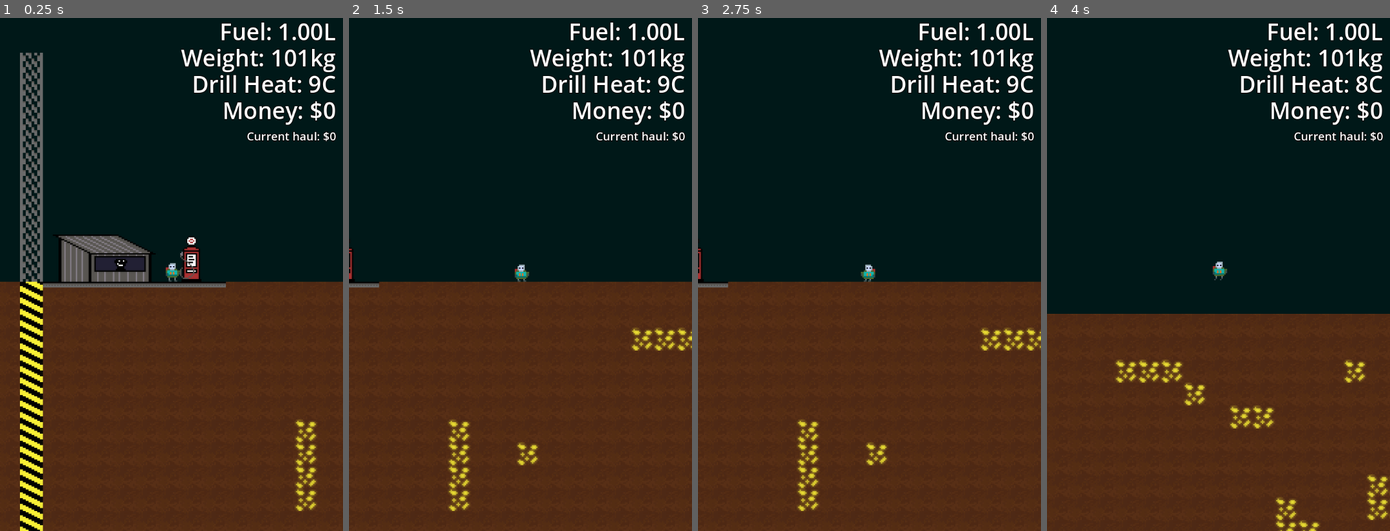
Above: before the commit, frames 1-4 (left to right).
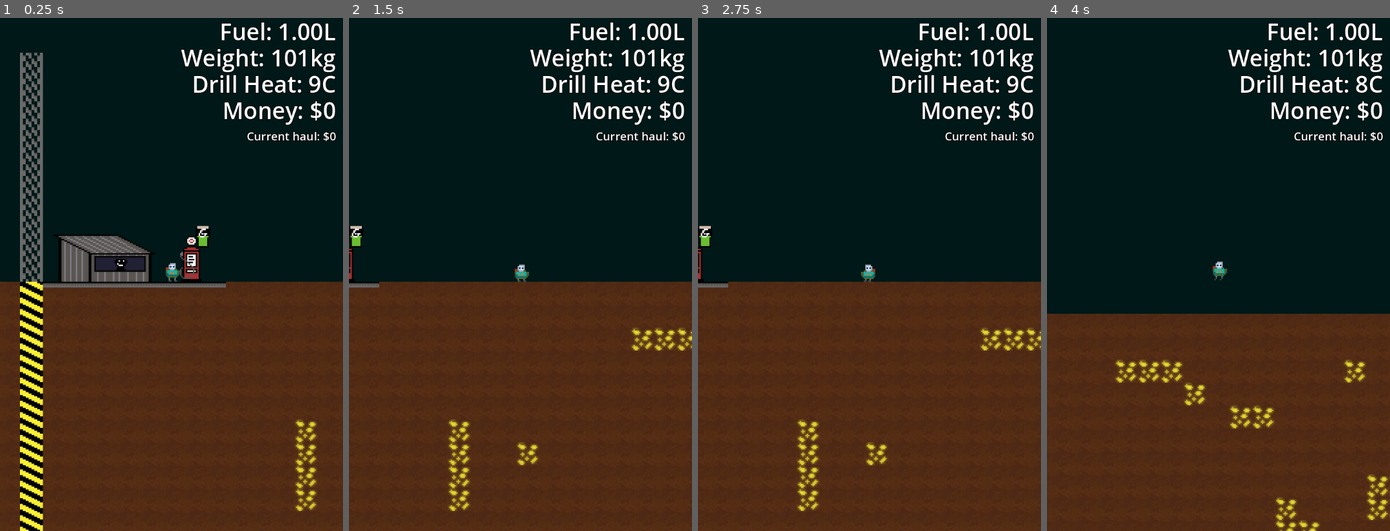
Above: after the commit, the same moments.

Repository: brikr/ludum-dare-57
Game: Godot game, scene res://scenes/main/main.tscn
Two runs of this game, one before a commit and one after it. Both use one fixed random seed, a clock stepped at 60 frames per second and the inputs below.
Inputs (mouse positions are in pixels of both pictures, inside the frame that each line leads up to):
- Up to frame 1 (0.25 s): no input
- Up to frame 2 (1.5 s): tap Enter at 0.5 s; move the mouse to (595, 248) at 0.52 s; hold D (move_right) from 0.53 s (still down); tap F (interact) at 0.6 s; tap Space (jump) at 0.77 s; move the mouse to (451, 300) at 1.27 s; click (451, 300) at 1.35 s
- Up to frame 3 (2.75 s): tap Space (jump) at 1.52 s; move the mouse to (903, 161) at 2.02 s; release D (move_right) at 2.03 s; hold A (move_left) from 2.03 s (still down); tap F (interact) at 2.1 s
- Up to frame 4 (4 s): move the mouse to (1201, 377) at 2.77 s; release A (move_left) at 2.78 s; hold D (move_right) from 2.78 s (still down); click (1201, 377) at 2.85 s; tap Space (jump) at 3.02, 3.77 s; move the mouse to (1321, 351) at 3.52 s; tap F (interact) at 3.6 s

The runs differ from the first frame. In frame 1, 0.1% of the frame differs, in the area x 57-61%, y 40-45%; in frame 2, 0.1%, in the area x 0-4%, y 40-45%; in frame 3, 0.1%; in frame 4, nothing differs.

Commit message:
Add win message

Diff:
--- a/scenes/hud/hud.gd
+++ b/scenes/hud/hud.gd
@@ -19,3 +19,8 @@
     $RespawnHint.visible = true
   else:
     $RespawnHint.visible = false
+
+  if GameState.has_won():
+    $WinNotice.visible = true
+  else:
+    $WinNotice.visible = false
--- a/scenes/hud/hud.tscn
+++ b/scenes/hud/hud.tscn
@@ -38,3 +38,14 @@
 Your haul will be left here"
 horizontal_alignment = 1
 vertical_alignment = 1
+
+[node name="WinNotice" type="Label" parent="."]
+visible = false
+offset_left = -1.0
+offset_top = 367.0
+offset_right = 720.0
+offset_bottom = 724.0
+theme = ExtResource("1_48c2t")
+theme_override_font_sizes/font_size = 32
+text = "You Win!"
+horizontal_alignment = 1
--- a/scenes/main/main.gd
+++ b/scenes/main/main.gd
@@ -16,4 +16,5 @@
 func place_gonster():
   var gonster_instance = gonster_scene.instantiate()
   gonster_instance.position = GameState.gonster_init_position
+  gonster_instance.position = Vector2i(120, 120)
   add_child(gonster_instance)
